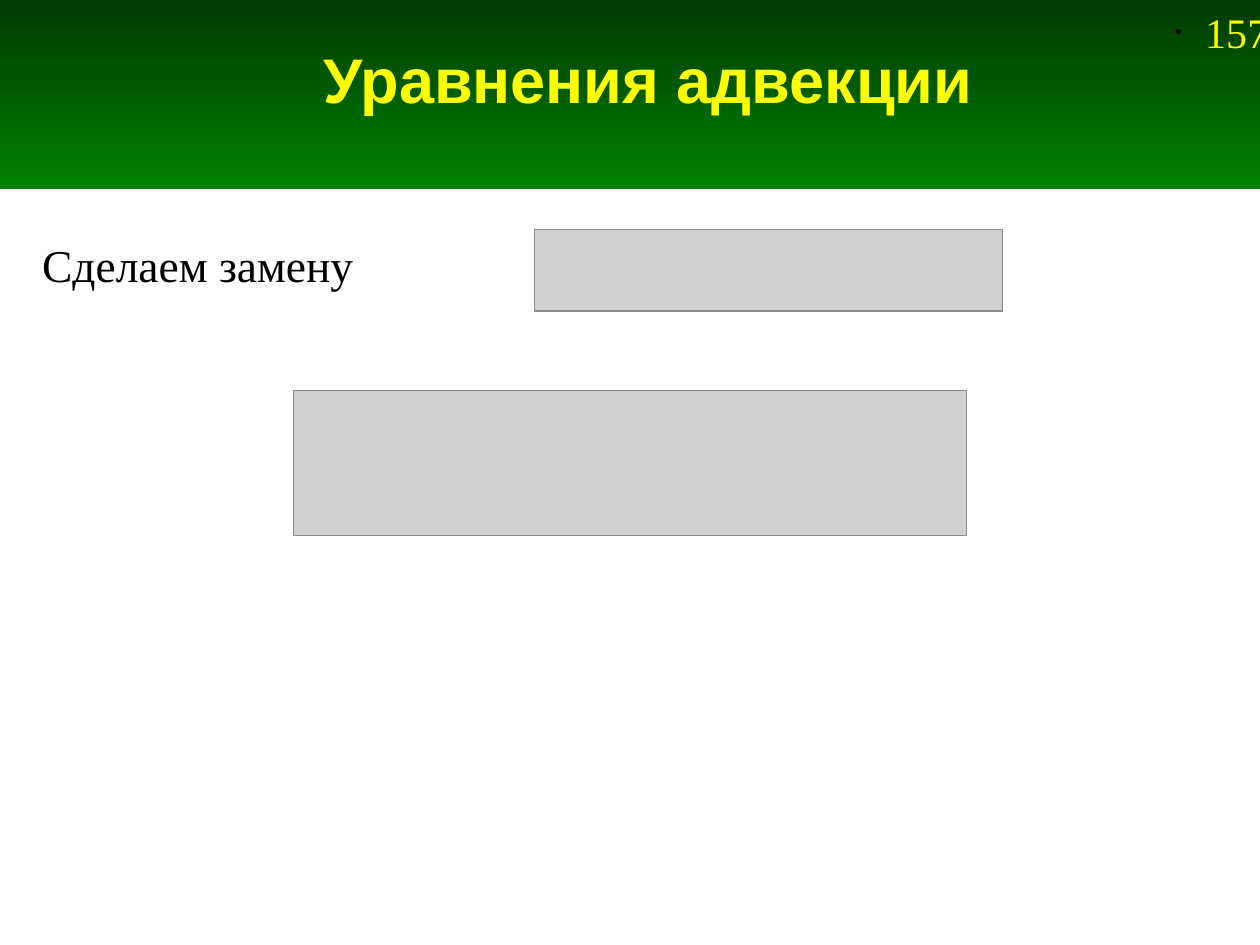
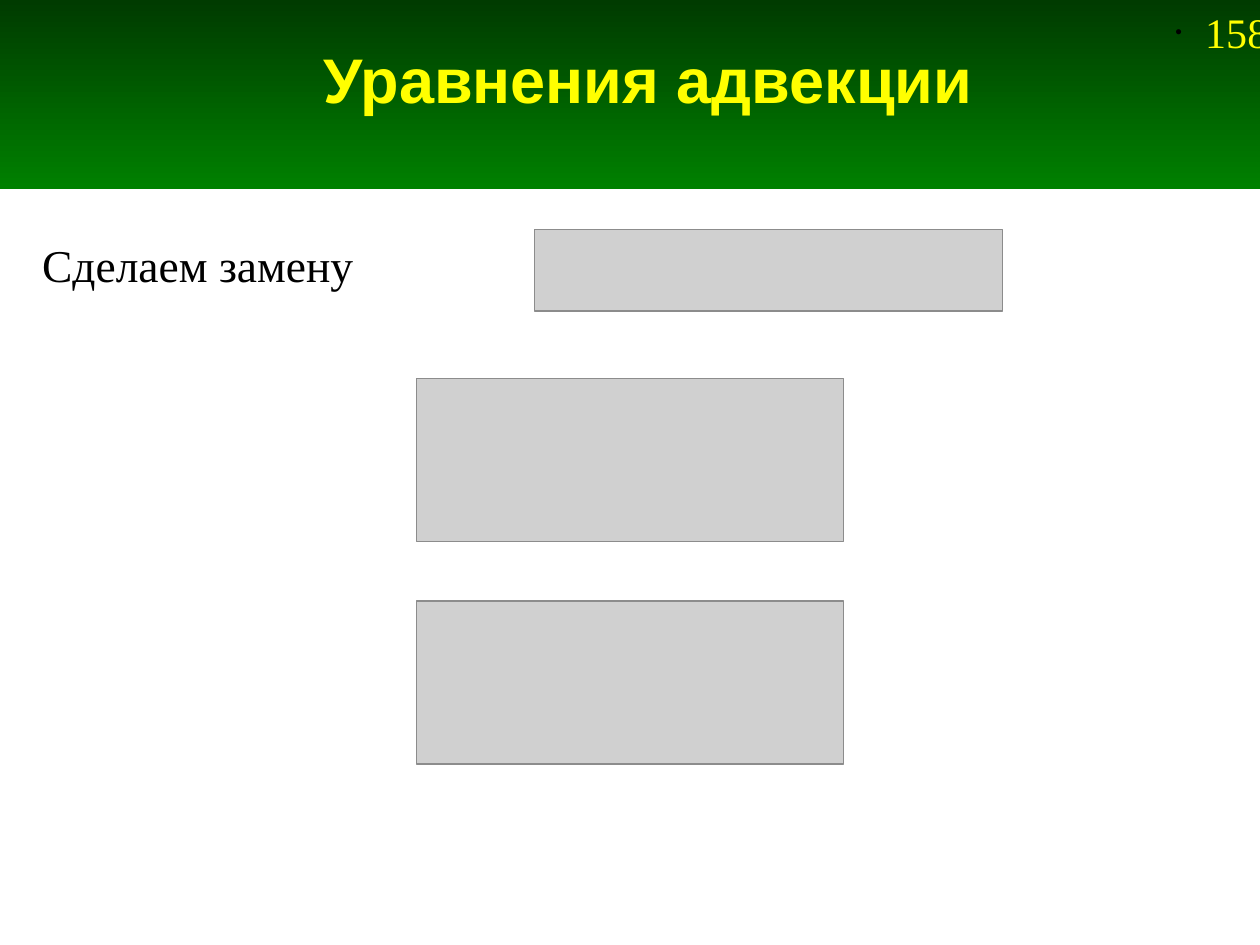
Before and after one commit to andris0147sv/modelling, a slide deck: slide 158 of presentations/2. FDTD.odp (slide 157 before the commit). Drawn at 1260x945 pixels with LibreOffice and Linux fonts; fonts in the diff are those of the drawing; grey boxes stand for pictures. Boxes give left, top, right and bottom in pixels: in the first picture for what was removed or moved away, otherwise in the second. Text is boxed around its words. In the diff, an @@ line names an element or a change of style, - is before the commit and + after.

```diff
--- a/presentations/2. FDTD.odp
+++ b/presentations/2. FDTD.odp
@@ page number at [1205,20,1260,49]: text changed @@
-• 157
+• 158
@@ picture: place and size @@
-picture at [294,391,968,536]
+picture at [416,378,843,541]
@@ picture added at [417,601,844,764] @@
```
Also in this commit, not shown: 5 other slides changed, 3 slides added, 8 slides removed, 6 other files.
